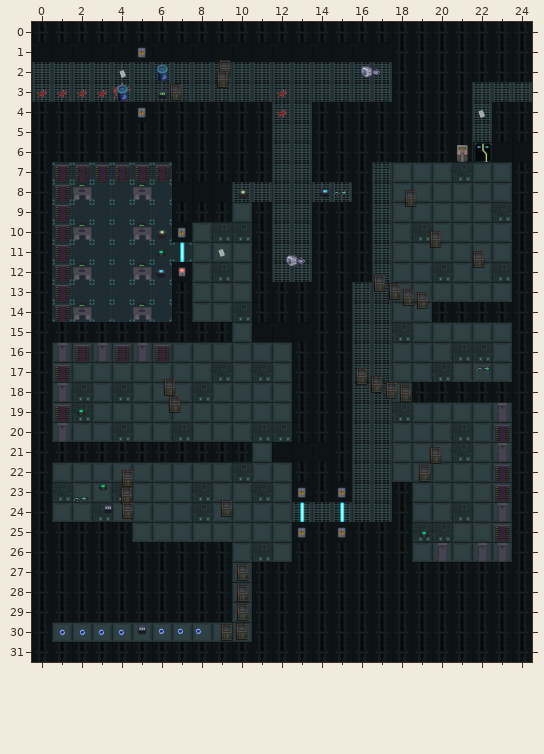
Level history. Tiled map: assets/maps/Level4.tmx. This is how it looked before the edit.
Cells are 111x111 px. Shown: x 0..24, y 0..31.
Now the later version:
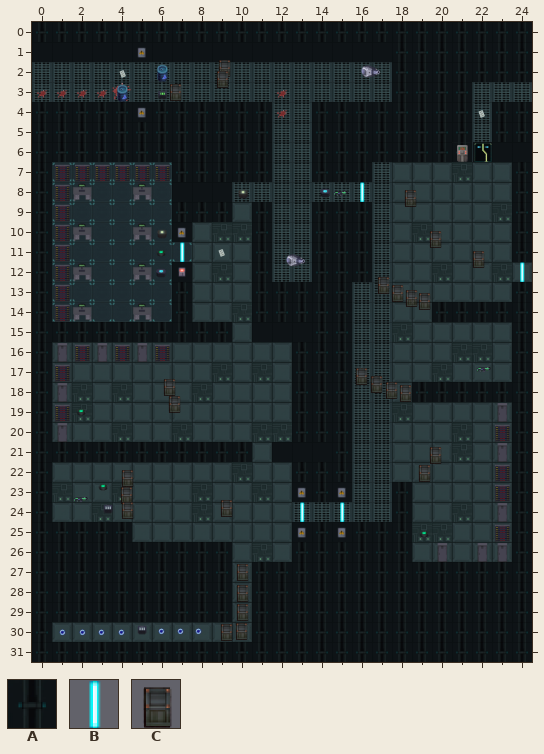
Key: from "Tilemap2": A 14, B 15, C 22.
_ is an empty cell.
Objects are placed by their top-left corner, in cells (3,4 is the top-left corner of cell 3,4); size is 1x1 cell unless given.
What changed:
Layer "wall":
Tile A is removed in row 8 at x 16; in row 12 at x 24.
Layer "objects #2":
Object C "Box" at 16.8,12.5 becomes C "Box" at 17,12.6.
A new object: B "Laser" at 16,8.
A new object: B "Laser" at 24,12.
